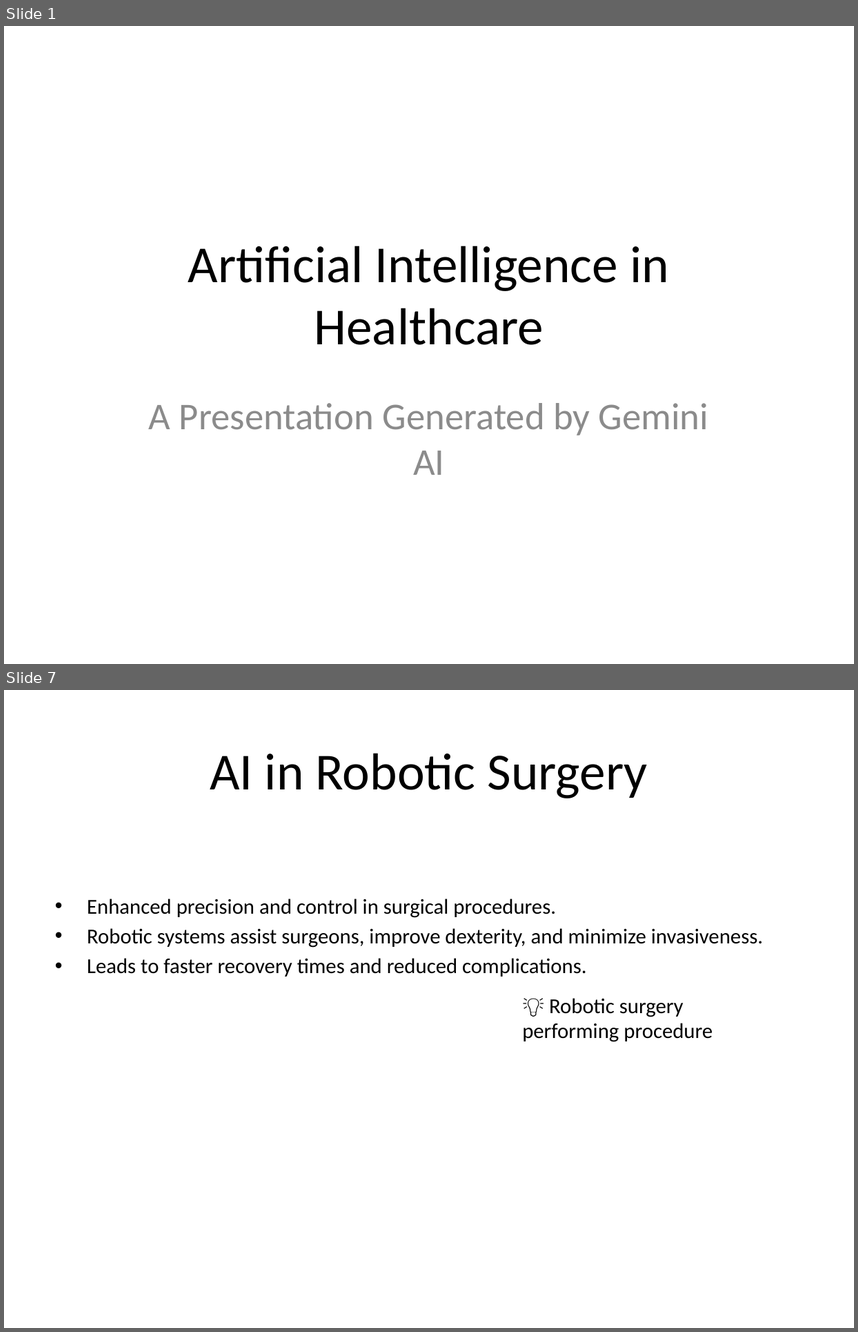
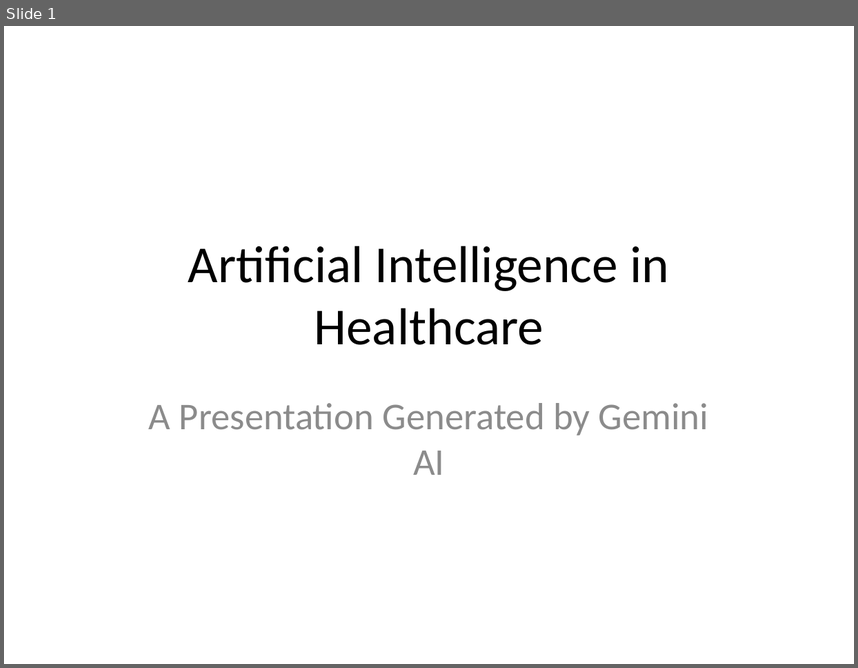
Before and after one commit to sarveshdabke/Topic-Generator-API, a slide deck: output/Artificial_Intelligence_in_Healthcare.pptx. Shown one above the other, each under a label of ours: slides 1 and 7 before the commit, slide 1 after it; the slides between them are not shown. The pictures are 858x1332 and 858x668 pixels, drawn with LibreOffice and Linux fonts; fonts in the diff are those of the drawing. Boxes give left, top, right and bottom in pixels: in the first picture for what was removed or moved away, otherwise in the second. Text is boxed around its words. In the diff, an @@ line names an element or a change of style, - is before the commit and + after.

```diff
--- a/output/Artificial_Intelligence_in_Healthcare.pptx
+++ b/output/Artificial_Intelligence_in_Healthcare.pptx
@@ slide 7 removed at <box>4,690,854,1328</box>, background #FFFFFF @@
@@ title removed at <box>210,753,648,798</box> @@
-AI in Robotic Surgery
@@ text removed at <box>87,898,763,976</box> @@
-• Enhanced precision and control in surgical procedures.
-• Robotic systems assist surgeons, improve dexterity, and minimize invasiveness.
-• Leads to faster recovery times and reduced complications.
@@ text removed at <box>522,998,713,1042</box> @@
-💡 Robotic surgery performing procedure
```
Also in this commit, not shown: 6 slides changed, 2 slides added, 1 other slide removed.
